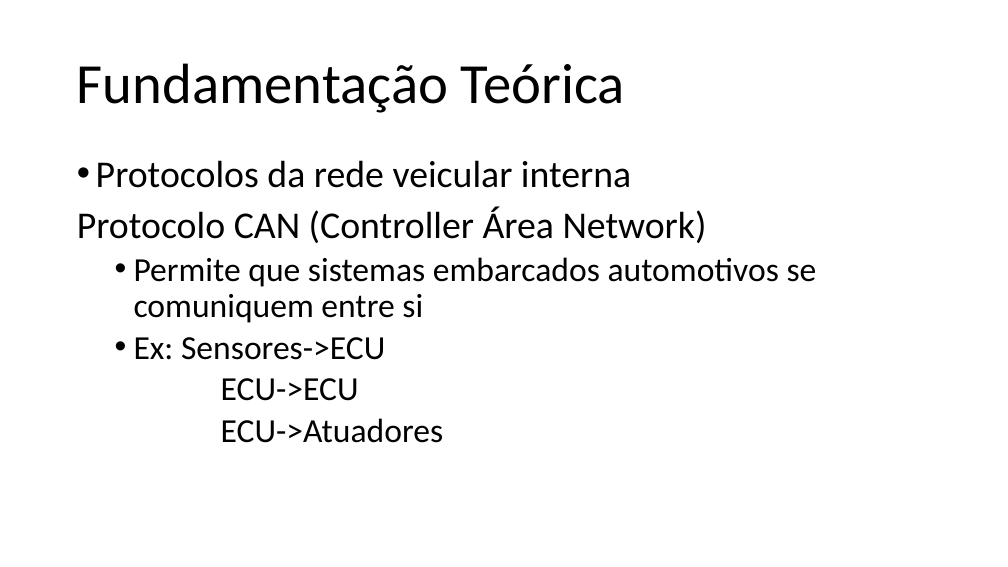
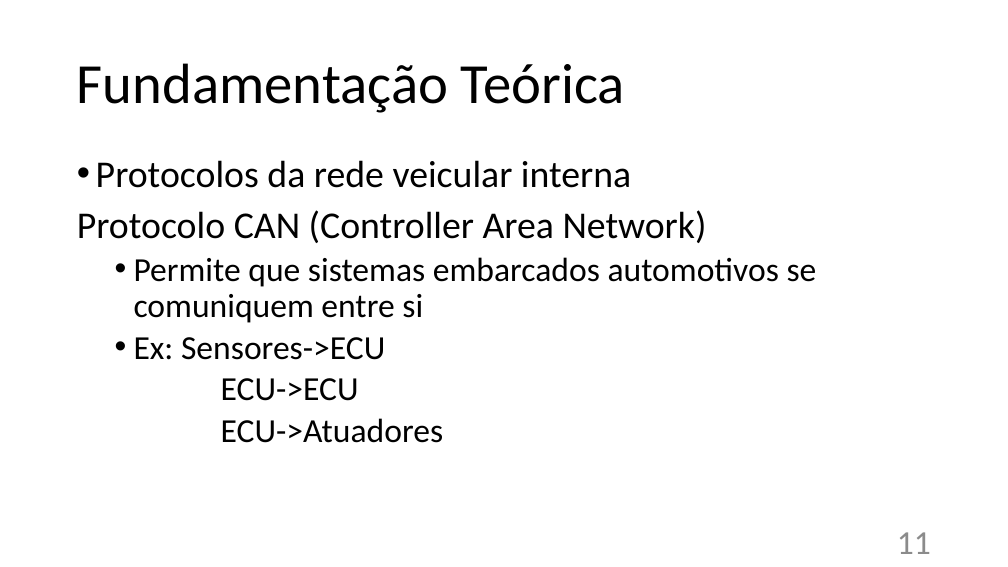
Before and after one commit to ruanlas/TADS2015, a slide deck: slide 11 of TCC-documentos/Apresentacao/TCC_v3.pptx (slide 9 before the commit). Drawn at 1008x567 pixels with LibreOffice and Linux fonts; fonts in the diff are those of the drawing. Boxes give left, top, right and bottom in pixels: in the first picture for what was removed or moved away, otherwise in the second. Text is boxed around its words. In the diff, an @@ line names an element or a change of style, - is before the commit and + after.

```diff
--- a/TCC-documentos/Apresentacao/TCC_v3.pptx
+++ b/TCC-documentos/Apresentacao/TCC_v3.pptx
@@ text at (77, 210, 707, 243): text changed @@
-Protocolo CAN (Controller Área Network)
+Protocolo CAN (Controller Area Network)
@@ page number added at (897, 532, 931, 554), 32 pt, text #8C8C8C @@
+11
```
Also in this commit, not shown: 27 other slides changed, 7 slides added, 1 slide removed, 1 other file.
